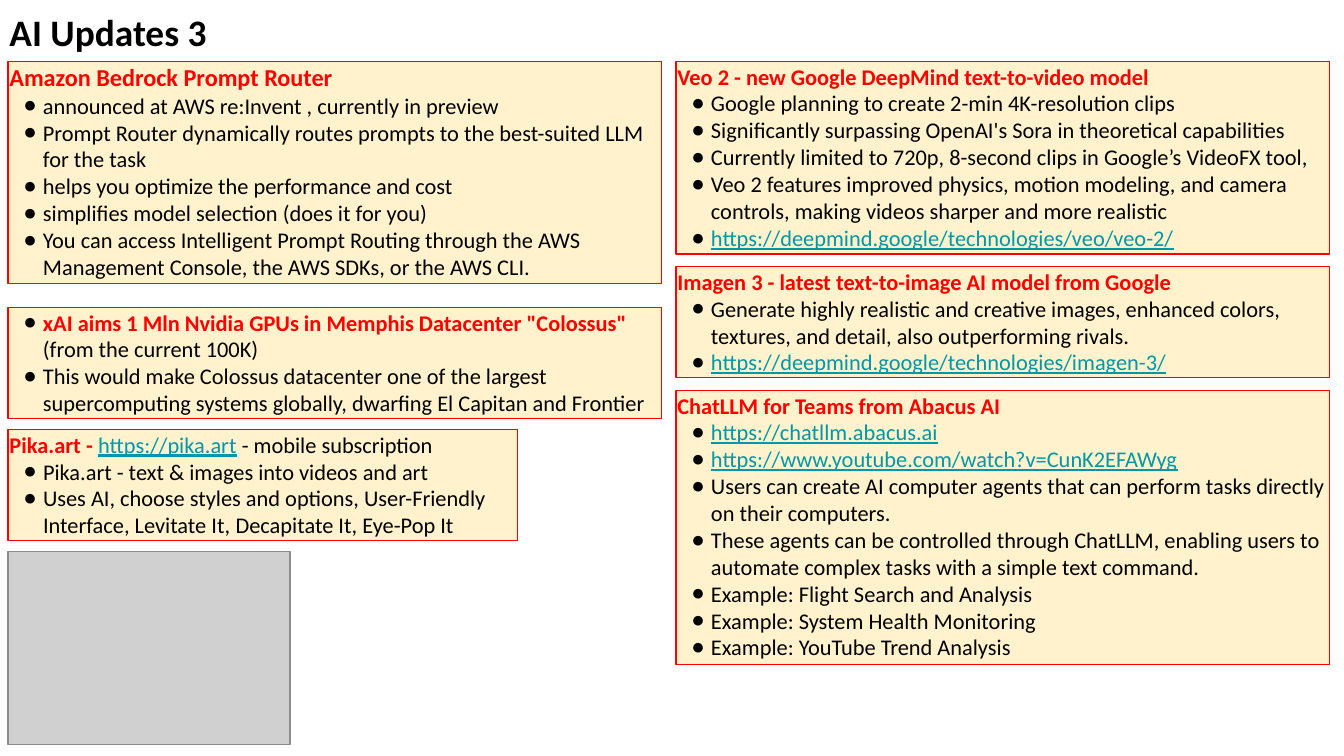
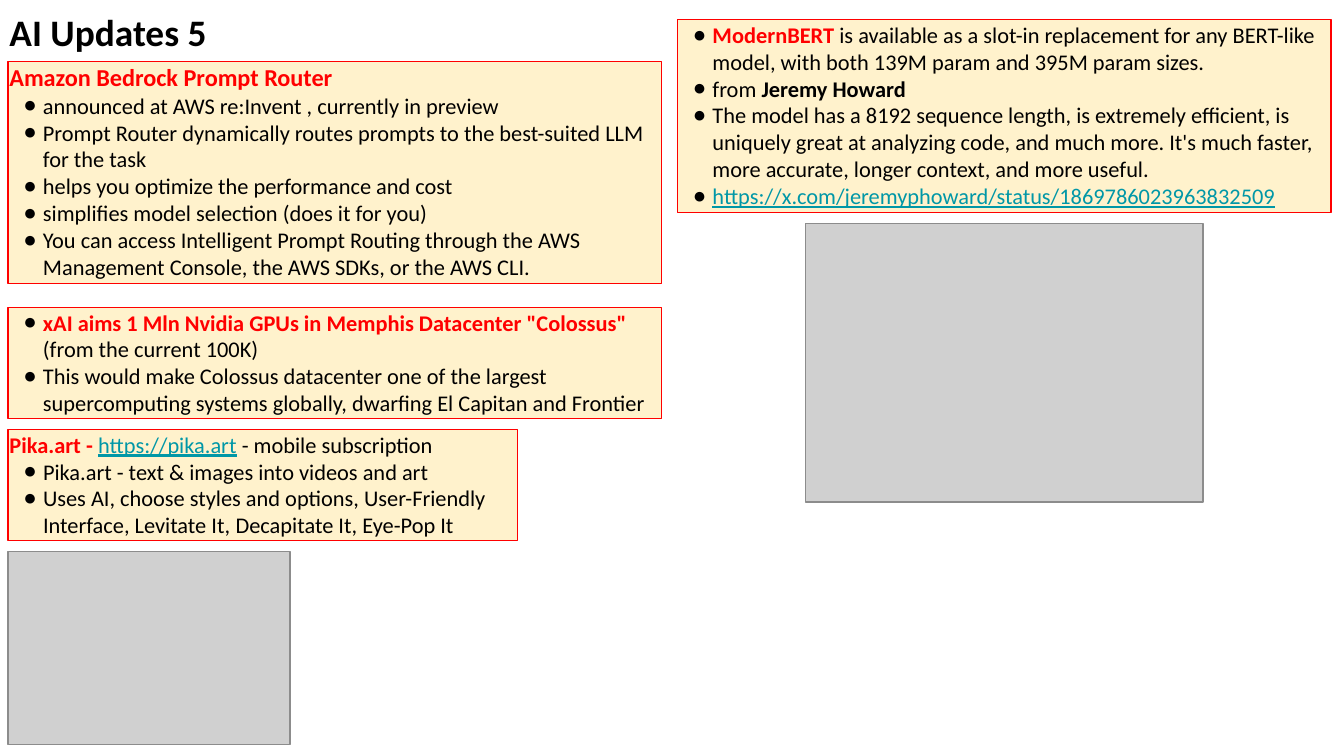
Before and after one commit to lselector/seminar, a slide deck: slide 15 of 2024/2024-12-20-AI-Updates.pptx (slide 11 before the commit). Drawn at 1344x756 pixels with LibreOffice and Linux fonts; fonts in the diff are those of the drawing; grey boxes stand for pictures. Boxes give left, top, right and bottom in pixels: in the first picture for what was removed or moved away, otherwise in the second. Text is boxed around its words. In the diff, an @@ line names an element or a change of style, - is before the commit and + after.

```diff
--- a/2024/2024-12-20-AI-Updates.pptx
+++ b/2024/2024-12-20-AI-Updates.pptx
@@ text at (9,19,207,52): text changed @@
-AI Updates 3
+AI Updates 5
@@ rectangle added at (677,20,1331,212), fill #FFF2CC, outline #FF0000 0.75 pt, 12 pt, text #000000 @@
+● ModernBERT is available as a slot-in replacement for any BERT-like model, with both 139M param and 395M param sizes.
+● from Jeremy Howard
+● The model has a 8192 sequence length, is extremely efficient, is uniquely great at analyzing code, and much more. It's much faster, more accurate, longer context, and more useful.
+● https://x.com/jeremyphoward/status/1869786023963832509
@@ rectangle removed at (676,62,1329,254) @@
-Veo 2 - new Google DeepMind text-to-video model
-● Google planning to create 2-min 4K-resolution clips
-● Significantly surpassing OpenAI's Sora in theoretical capabilities
-● Currently limited to 720p, 8-second clips in Google’s VideoFX tool,
-● Veo 2 features improved physics, motion modeling, and camera controls, making videos sharper and more realistic
-● https://deepmind.google/technologies/veo/veo-2/
@@ picture added at (805,224,1203,503) @@
@@ rectangle removed at (676,266,1329,378) @@
-Imagen 3 - latest text-to-image AI model from Google
-● Generate highly realistic and creative images, enhanced colors, textures, and detail, also outperforming rivals.
-● https://deepmind.google/technologies/imagen-3/
@@ rectangle removed at (676,390,1329,664) @@
-ChatLLM for Teams from Abacus AI
-● https://chatllm.abacus.ai
-● https://www.youtube.com/watch?v=CunK2EFAWyg
-● Users can create AI computer agents that can perform tasks directly on their computers.
-● These agents can be controlled through ChatLLM, enabling users to automate complex tasks with a simple text command.
-● Example: Flight Search and Analysis
-● Example: System Health Monitoring
-● Example: YouTube Trend Analysis
```
Also in this commit, not shown: 9 other slides changed, 4 slides added.
